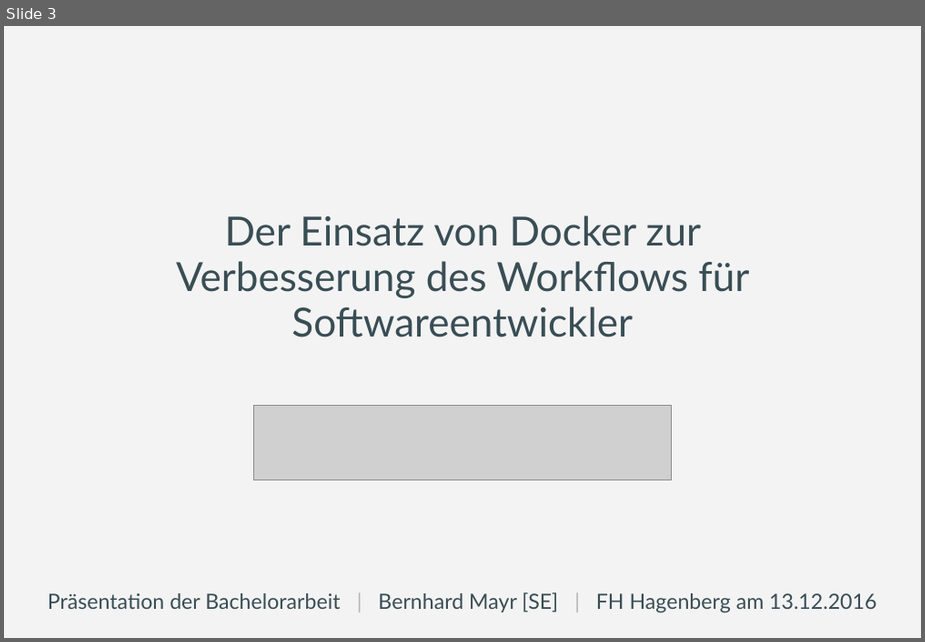
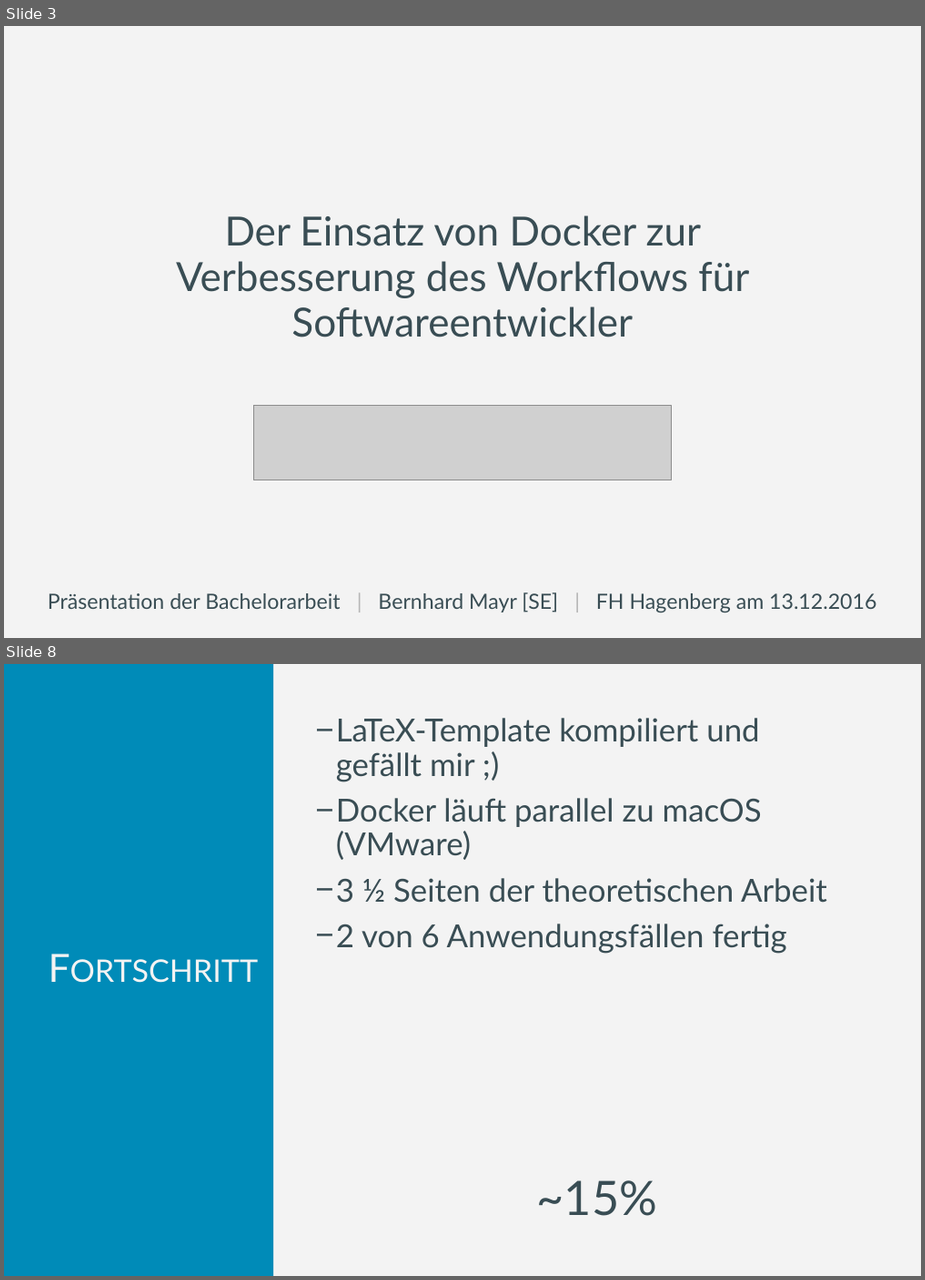
Before and after one commit to bemayr/sebsc-ba, a slide deck: presentations/01 overview/slides.pptm. Shown one above the other, each under a label of ours: slide 3 before the commit, slides 3 and 8 after it; the slides between them are not shown. The pictures are 925x642 and 925x1280 pixels, drawn with LibreOffice and Linux fonts; fonts in the diff are those of the drawing; grey boxes stand for pictures; background and template pictures are left out. Boxes give left, top, right and bottom in pixels: in the first picture for what was removed or moved away, otherwise in the second. Text is boxed around its words. In the diff, an @@ line names an element or a change of style, - is before the commit and + after.

```diff
--- a/presentations/01 overview/slides.pptm
+++ b/presentations/01 overview/slides.pptm
@@ slide 8 added at [4, 664, 921, 1276], background picture (left out) @@
@@ title added at [4, 664, 273, 1276], fill #008BB8, 36 pt, text #F3F3F3, small capitals @@
+Fortschritt
@@ text added at [336, 718, 828, 953], 29.4 pt, text #394D54 @@
+− LaTeX-Template kompiliert und gefällt mir ;)
+− Docker läuft parallel zu macOS (VMware)
+− 3 ½ Seiten der theoretischen Arbeit
+− 2 von 6 Anwendungsfällen fertig
@@ text added at [537, 1180, 658, 1215], 44 pt, text #394D54 @@
+~15%
```
Also in this commit, not shown: 2 slides changed, 2 other slides added, 2 slides removed, 2 other files.
